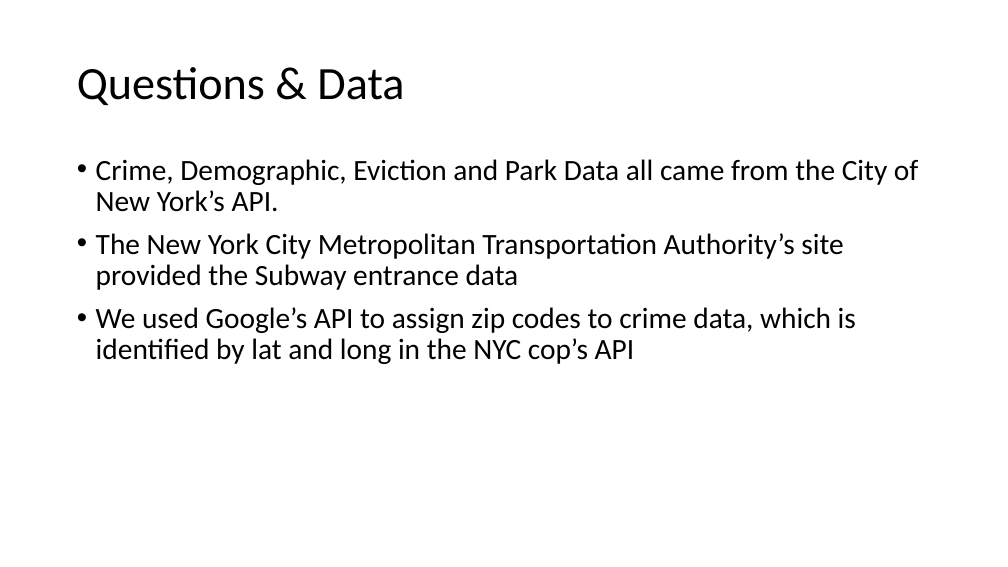
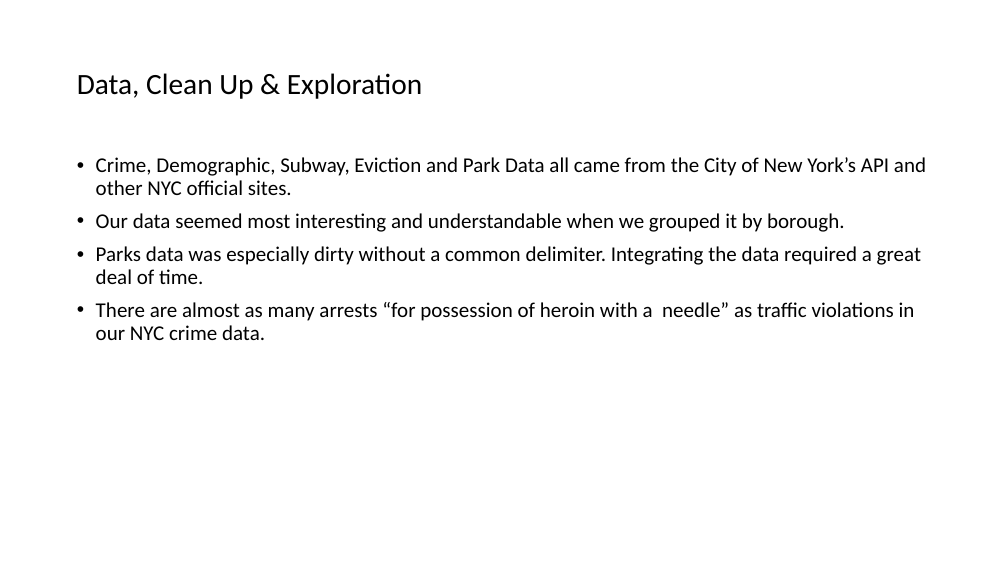
Before and after one commit to smaups/Project_1, a slide deck: slide 4 of proposal.pptx. Drawn at 1008x567 pixels with LibreOffice and Linux fonts; fonts in the diff are those of the drawing. Boxes give left, top, right and bottom in pixels: in the first picture for what was removed or moved away, otherwise in the second. Text is boxed around its words. In the diff, an @@ line names an element or a change of style, - is before the commit and + after.

```diff
--- a/proposal.pptx
+++ b/proposal.pptx
@@ title at bbox=[77, 73, 422, 99]: text changed; size 44 to 28 pt @@
-Questions & Data
+Data, Clean Up & Exploration
@@ text at bbox=[96, 157, 926, 340]: text changed; size 28 to 20 pt @@
-• Crime, Demographic, Eviction and Park Data all came from the City of New York’s API.
-• The New York City Metropolitan Transportation Authority’s site provided the Subway entrance data
-• We used Google’s API to assign zip codes to crime data, which is identified by lat and long in the NYC cop’s API
+• Crime, Demographic, Subway, Eviction and Park Data all came from the City of New York’s API and other NYC official sites.
+• Our data seemed most interesting and understandable when we grouped it by borough.
+• Parks data was especially dirty without a common delimiter. Integrating the data required a great deal of time.
+• There are almost as many arrests “for possession of heroin with a needle” as traffic violations in our NYC crime data.
```
Also in this commit, not shown: 5 other slides changed, 3 slides added, 2 slides removed, 2 other files.
